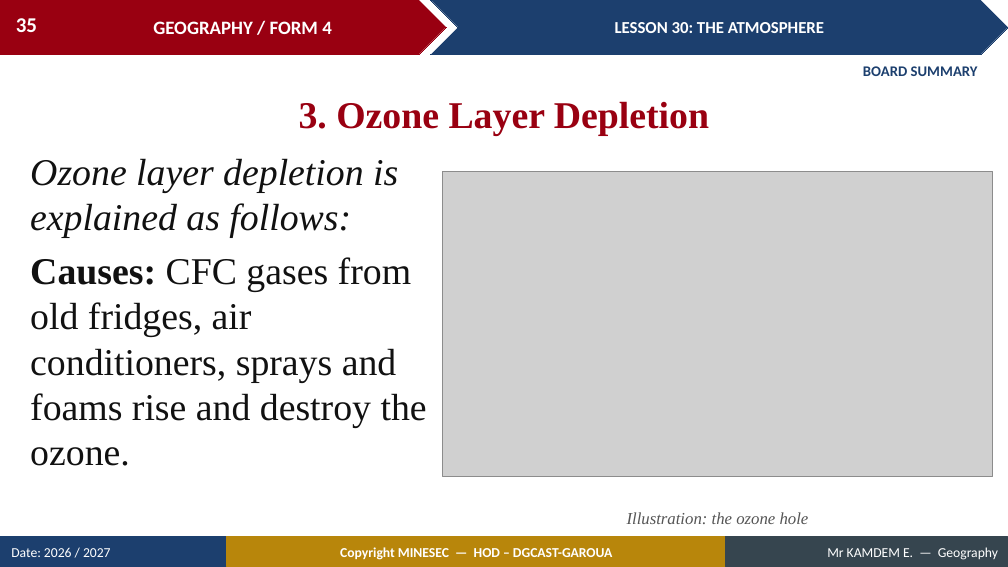
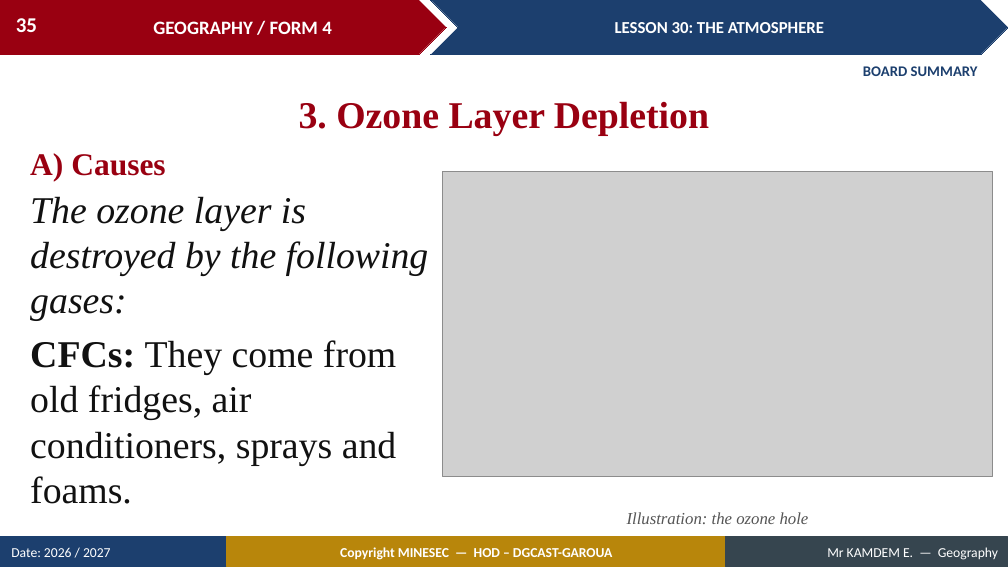
Before and after one commit to Berthautk/linea-github, a slide deck: slide 35 of lecons/F3/34_FORM4_LESSON30_The_Atmosphere.pptx. Drawn at 1008x567 pixels with LibreOffice and Linux fonts; fonts in the diff are those of the drawing; grey boxes stand for pictures. Boxes give left, top, right and bottom in pixels: in the first picture for what was removed or moved away, otherwise in the second. Text is boxed around its words. In the diff, an @@ line names an element or a change of style, - is before the commit and + after.

```diff
--- a/lecons/F3/34_FORM4_LESSON30_The_Atmosphere.pptx
+++ b/lecons/F3/34_FORM4_LESSON30_The_Atmosphere.pptx
@@ text added at (30,153,165,181), 30 pt, text #990011, bold @@
+A) Causes
@@ text at (30,196,429,504): text changed @@
-Ozone layer depletion is explained as follows:
-Causes: CFC gases from old fridges, air conditioners, sprays and foams rise and destroy the ozone.
+The ozone layer is destroyed by the following gases:
+CFCs: They come from old fridges, air conditioners, sprays and foams.
```
Also in this commit, not shown: 3 other slides changed, 5 slides added, 3 other files.
